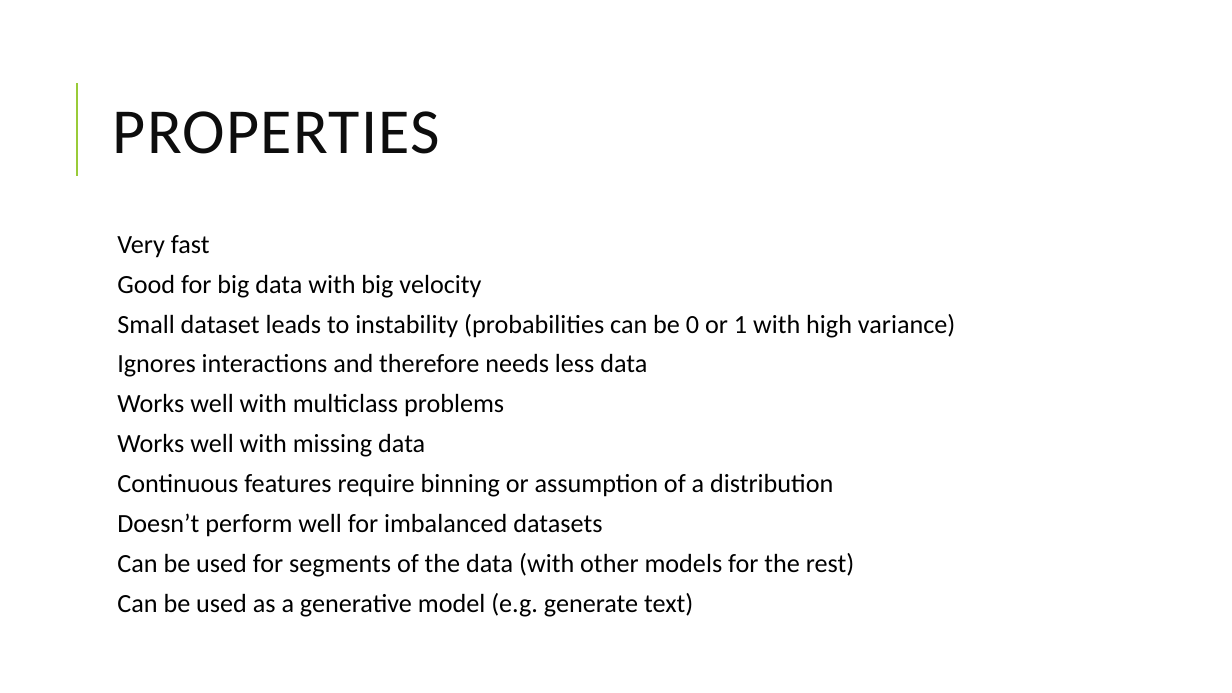
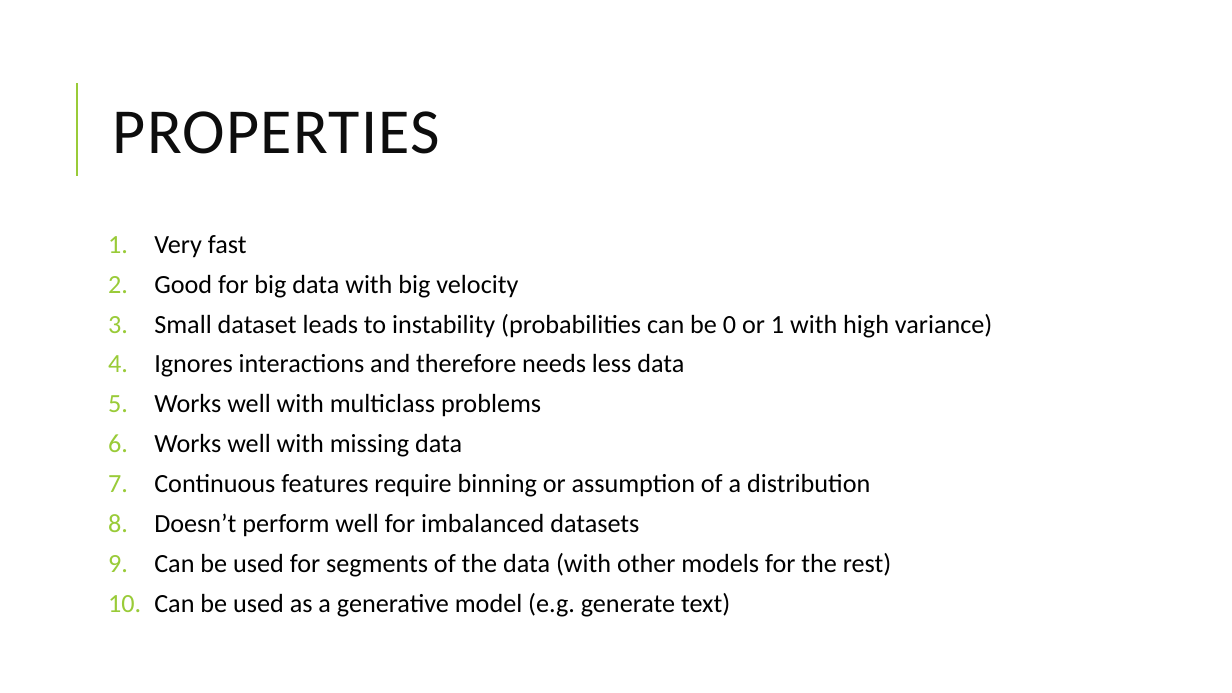
Before and after one commit to michael-far/applied-data-science, a slide deck: slide 12 of Applied Data Science - Naive Bayes.pptx (slide 7 before the commit). Drawn at 1232x693 pixels with LibreOffice and Linux fonts; fonts in the diff are those of the drawing. Boxes give left, top, right and bottom in pixels: in the first picture for what was removed or moved away, otherwise in the second. Text is boxed around its words. In the diff, an @@ line names an element or a change of style, - is before the commit and + after.

```diff
--- a/Applied Data Science - Naive Bayes.pptx
+++ b/Applied Data Science - Naive Bayes.pptx
@@ text "Very fast" at [154,235,992,617]: bullet   to 1. @@
```
Also in this commit, not shown: 1 other slide changed, 5 slides added.
